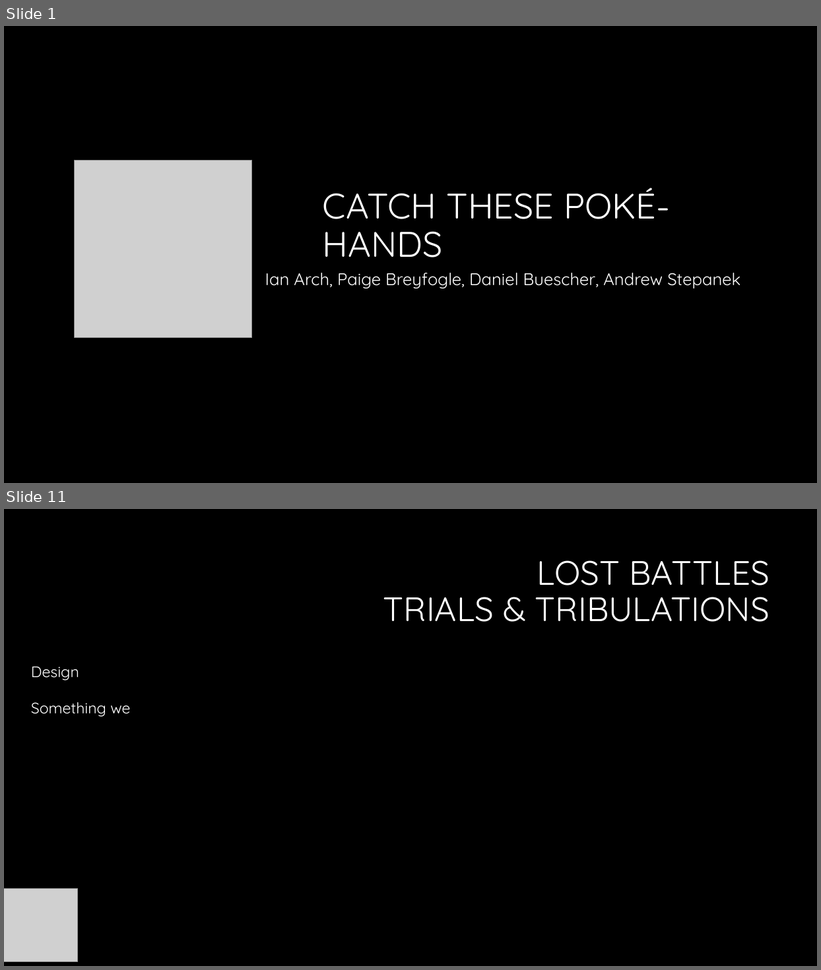
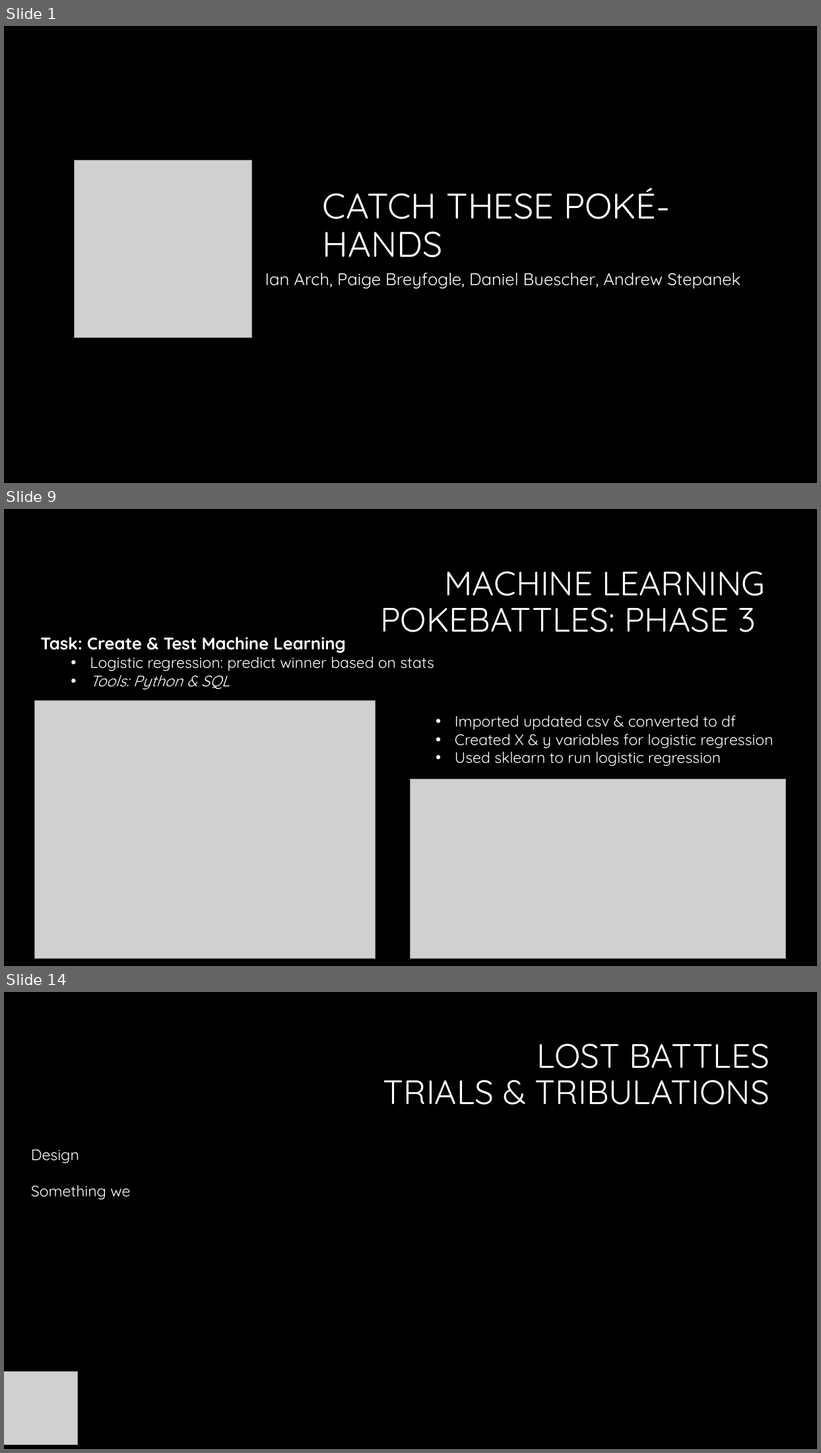
Before and after one commit to Dbuescher8/Final-Project, a slide deck: Final Presentation.pptx. Shown one above the other, each under a label of ours: slides 1 and 11 before the commit, slides 1, 9 and 14 after it; the slides between them are not shown. The pictures are 821x970 and 821x1453 pixels, drawn with LibreOffice and Linux fonts; fonts in the diff are those of the drawing; grey boxes stand for pictures; background and template pictures are left out. Boxes give left, top, right and bottom in pixels: in the first picture for what was removed or moved away, otherwise in the second. Text is boxed around its words. In the diff, an @@ line names an element or a change of style, - is before the commit and + after.

```diff
--- a/Final Presentation.pptx
+++ b/Final Presentation.pptx
@@ slide 9 added at <box>4,509,817,966</box>, background #000000 @@
@@ title added at <box>380,571,765,632</box>, 40 pt, text #FFFFFF @@
+MACHINE LEARNING
+POKEBATTLES: PHASE 3
@@ text added at <box>40,637,434,690</box>, 18 pt, text #FFFFFF @@
+  Task: Create & Test Machine Learning
+    • Logistic regression: predict winner based on stats
+    • Tools: Python & SQL
@@ picture added at <box>35,700,376,959</box> @@
@@ text added at <box>455,716,773,766</box>, 18 pt, text #FFFFFF @@
+    • Imported updated csv & converted to df
+    • Created X & y variables for logistic regression
+    • Used sklearn to run logistic regression
@@ picture added at <box>411,780,787,959</box> @@
@@ what was slide 11 is now slide 14 @@
```
Also in this commit, not shown: 3 slides changed, 8 other slides added, 6 slides removed, 1 other file.
